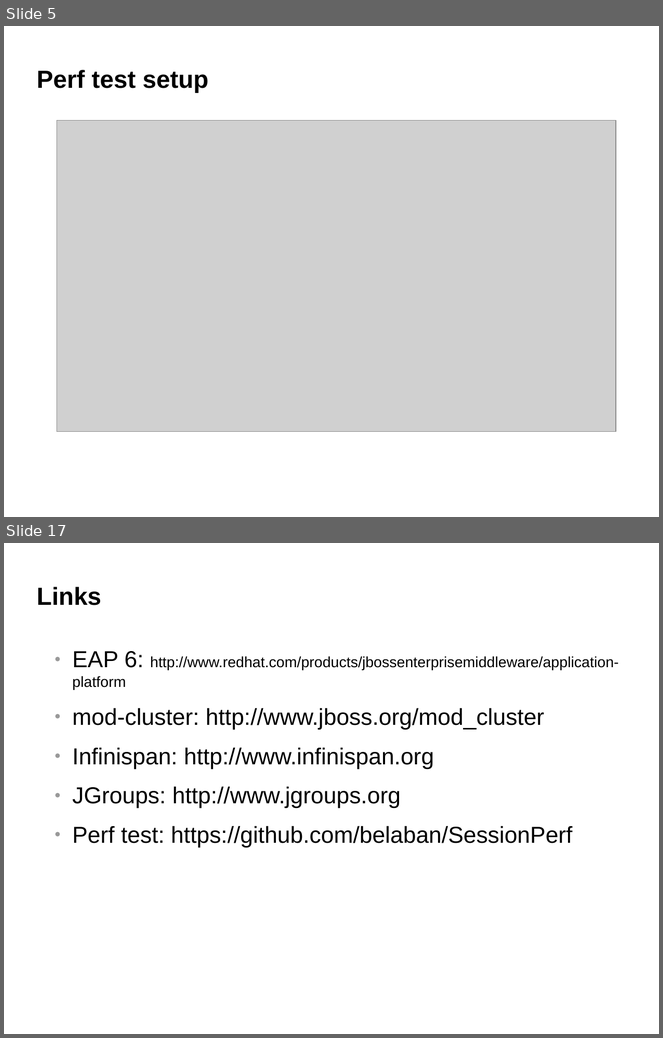
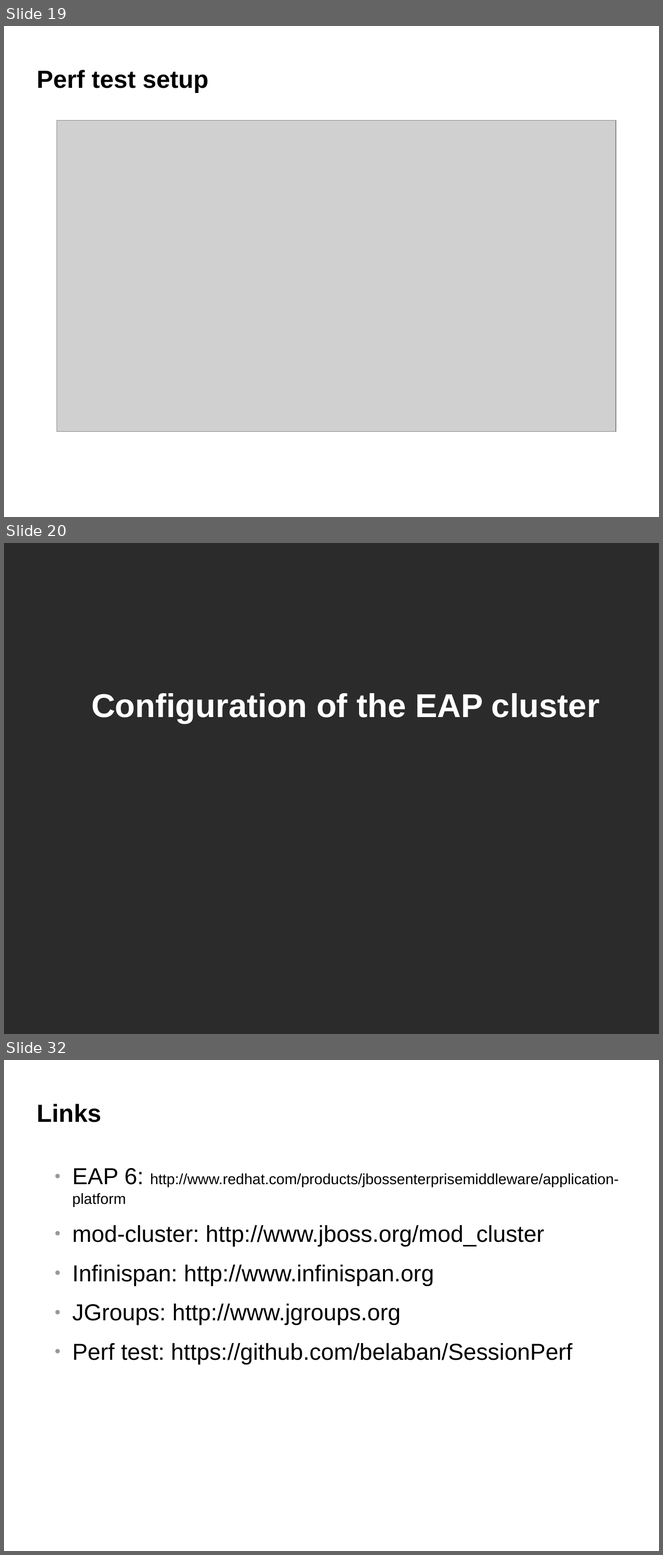
Before and after one commit to belaban/SessionPerf, a slide deck: docs/jbw2012.odp. Shown one above the other, each under a label of ours: slides 5 and 17 before the commit, slides 19, 20 and 32 after it; the slides between them are not shown. The pictures are 663x1038 and 663x1555 pixels, drawn with LibreOffice and Linux fonts; fonts in the diff are those of the drawing; grey boxes stand for pictures; background and template pictures are left out; a plain dark background stands for a picture behind light text. Boxes give left, top, right and bottom in pixels: in the first picture for what was removed or moved away, otherwise in the second. Text is boxed around its words. In the diff, an @@ line names an element or a change of style, - is before the commit and + after.

```diff
--- a/docs/jbw2012.odp
+++ b/docs/jbw2012.odp
@@ slide 20 added at (x1=4, y1=543, x2=659, y2=1034), background picture (left out) @@
@@ text added at (x1=91, y1=693, x2=600, y2=723), 40 pt, text #FFFFFF, bold @@
+Configuration of the EAP cluster
@@ what was slide 5 is now slide 19 @@
@@ what was slide 17 is now slide 32 @@
```
Also in this commit, not shown: 15 other slides added, 1 slide removed.
